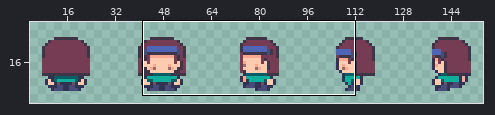
Pixel-art file, stored at Assets/Art/Avatar/S_ENT_Avatar.aseprite. The first picture is a wide view before the edit; the outline marks the close-up.
Close-up. The starting point:
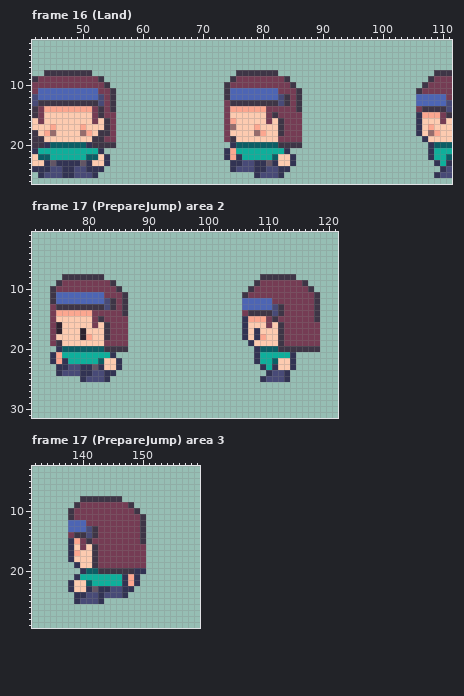
160x32 pixels, 33 frames. Shown: frame 16 (Land): x 42..111, y 3..26; frame 17 (PrepareJump) area 2: x 71..121, y 1..31; frame 17 (PrepareJump) area 3: x 132..159, y 3..29. The wide view leaves out empty margins. The commit also changed other frames or places, which this record leaves out.
Once edited:
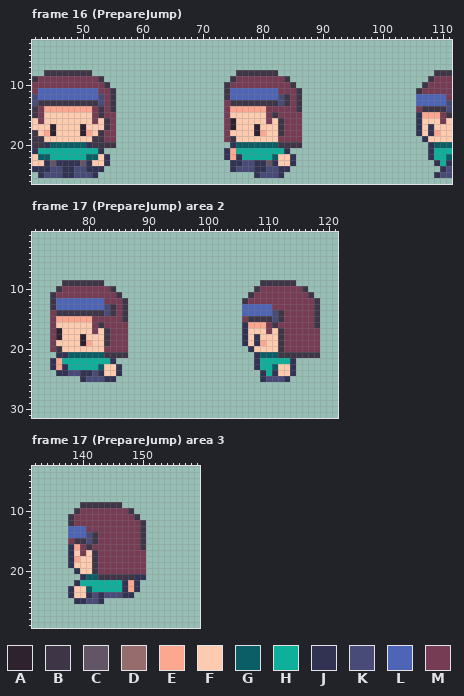
Palette (. is transparent): A #2e222f  B #3e3546  C #625565  D #966c6c  E #fca790  F #fdcbb0  G #0b5e65  H #0eaf9b  J #323353  K #484a77  L #4d65b4  M #753c54
Edits made:
Frame 16 (PrepareJump):
y 16: x 75 E -> A
y 17: x 45 E -> A; x 50 E -> A; x 75 D -> A; x 79 E -> A; x 108 E -> J
y 18: x 45 D -> A; x 50 D -> A; x 54 B -> M; x 79 D -> A; x 108 D -> J
Frame 17 (PrepareJump) area 2:
y 8: x 76..82 BBBBBBB -> .......; x 109..114 BBBBBB -> ......
y 9: x 75..84 BMMMMMMMMB -> .BBBBBBB..; x 108..116 BMMMMMMMB -> .BBBBBB..
y 10: x 74..75 BM -> .B; x 84..85 MB -> B.; x 107..108 BM -> .B; x 116..117 MB -> B.
y 11: x 75..82 LLLLLLLL -> MMMMMMMM; x 85..86 MB -> B.; x 106..107 BM -> .B; x 117..118 MB -> B.
y 12: x 83..84 KB -> MM; x 106..110 LLLLL -> BMMMM
y 13: x 74..82 MBBBBBBBB -> BLLLLLLLL; x 111..112 KB -> MM
y 14: x 75..84 EEEEEEMMMM -> BBBBBBBBKB; x 106..110 MBBBB -> LLLLL
y 15: x 75..80 FFFFFF -> EEEEEE; x 82 B -> M; x 86 M -> B; x 106..112 JEEEMBM -> MBBBBKB
y 16: x 75 A -> F; x 82..83 FB -> BM; x 107..109 FFF -> EEE; x 111..112 FB -> BM; x 118 M -> B
y 17: x 79 A -> F; x 81 F -> M; x 108 J -> F; x 110 F -> M
y 18: x 75 F -> A; x 80 E -> F; x 109 E -> F
y 19: x 75 B -> F; x 79..80 FF -> AE; x 83 M -> B; x 106..109 .JFF -> JFJE
y 20: x 74..86 .JGGGGGGGBBBB -> MBFFFFFFFMMMM; x 107..111 .JGGG -> JFFFF; x 113..118 BBBBBB -> MMMMMM
y 21: x 74..86 JEHHHHHHHHJ.. -> .JJGGGGGGBBBB; x 109..118 HHHHHJ.... -> GGGBBBBBBB
y 22: x 76 J -> H; x 82..85 GFFJ -> HHJ.; x 111..113 GFF -> HHH
y 23: x 74..75 .J -> JE; x 77..82 KKJJCJ -> HHHHHG; x 108..109 .J -> JH; x 111 J -> G
y 24: x 76 K -> J; x 82..85 KJJ. -> JFFJ; x 109..114 .JKKJ. -> JHJFFJ
y 25: x 84 . -> J
Frame 17 (PrepareJump) area 3:
y 8: x 140..146 BBBBBBB -> .......
y 9: x 139..148 BMMMMMMMMB -> .BBBBBBB..
y 10: x 138..139 BM -> .B; x 148..149 MB -> B.
y 11: x 149..150 MB -> B.
y 12: x 138..140 LLL -> BMM
y 13: x 141..142 KB -> MM
y 14: x 138..140 MBB -> LLL
y 15: x 138..142 JEMBM -> MBBKB
y 16: x 139 F -> E; x 141..142 FB -> BM; x 150 M -> B
y 17: x 139..140 EF -> FM
y 18: x 139 F -> E
y 19: x 138..139 .J -> JF
y 20: x 139..150 .JGGBBBBBBJJ -> JFFBMMMMMMMM
y 21: x 139..148 JHHHHHHHJE -> .JGGBBBBBB; x 150 . -> J
y 22: x 138..141 JFFG -> .JHH
y 23: x 141..146 JCJJKK -> GHHHHH; x 148..149 J. -> EJ
y 24: x 138..141 .JJK -> JFFJ; x 148 . -> J
y 25: x 140 K -> J
Where, in picture pixels (left, top, right, bottom), the same in both close-ups:
changed: (230, 118, 260, 136)
changed: (50, 124, 86, 136)
changed: (428, 124, 434, 136)
changed: (104, 130, 110, 136)
changed: (50, 274, 128, 382)
changed: (242, 274, 320, 376)
changed: (68, 496, 146, 604)
